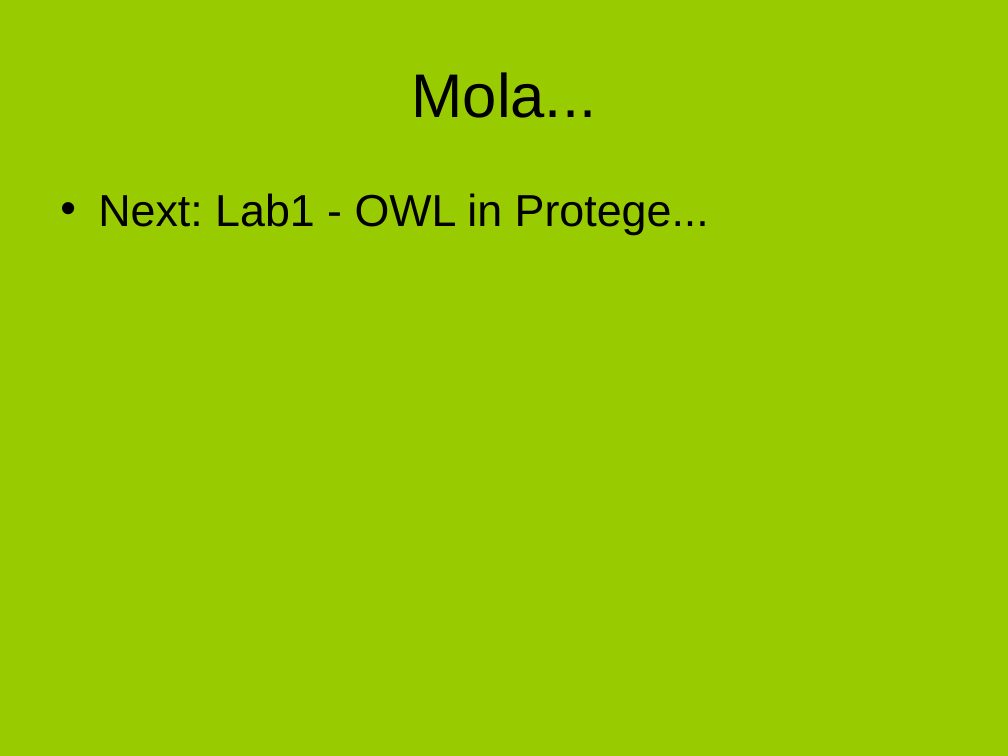
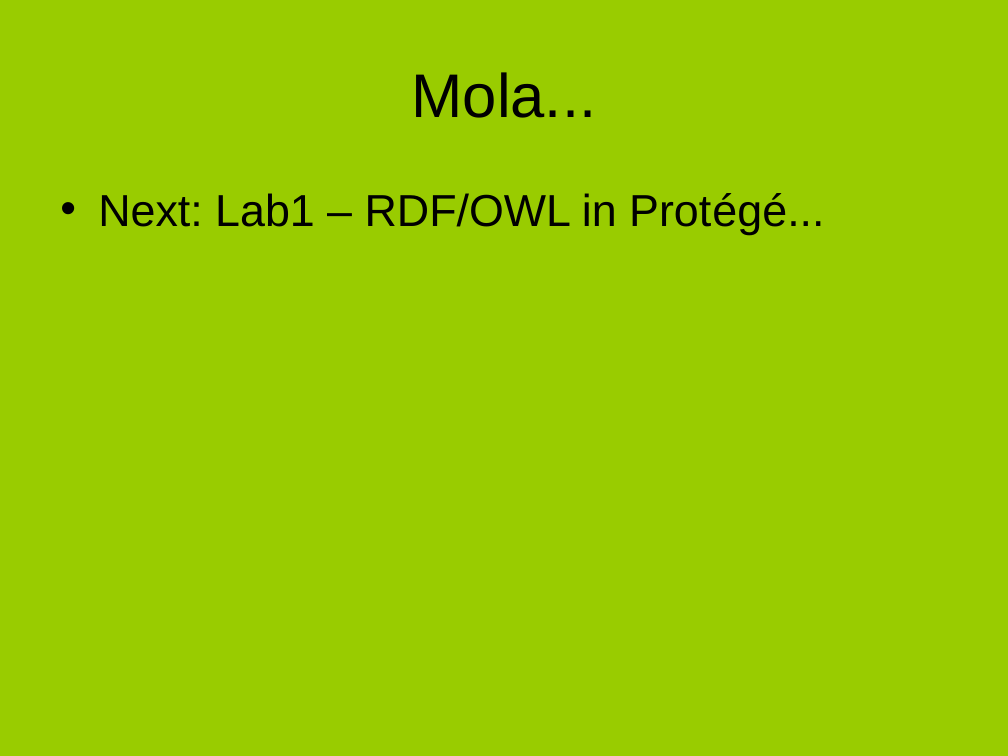
Before and after one commit to selminessrine/faculty-semweb, a slide deck: slide 69 of doc/workshop/MainFlow.ppt. Drawn at 1008x756 pixels with LibreOffice and Linux fonts; fonts in the diff are those of the drawing. Boxes give left, top, right and bottom in pixels: in the first picture for what was removed or moved away, otherwise in the second. Text is boxed around its words. In the diff, an @@ line names an element or a change of style, - is before the commit and + after.

```diff
--- a/doc/workshop/MainFlow.ppt
+++ b/doc/workshop/MainFlow.ppt
@@ text at [98, 193, 824, 235]: text changed @@
-• Next: Lab1 - OWL in Protege...
+• Next: Lab1 – RDF/OWL in Protégé...
```
Also in this commit, not shown: 6 other files.
